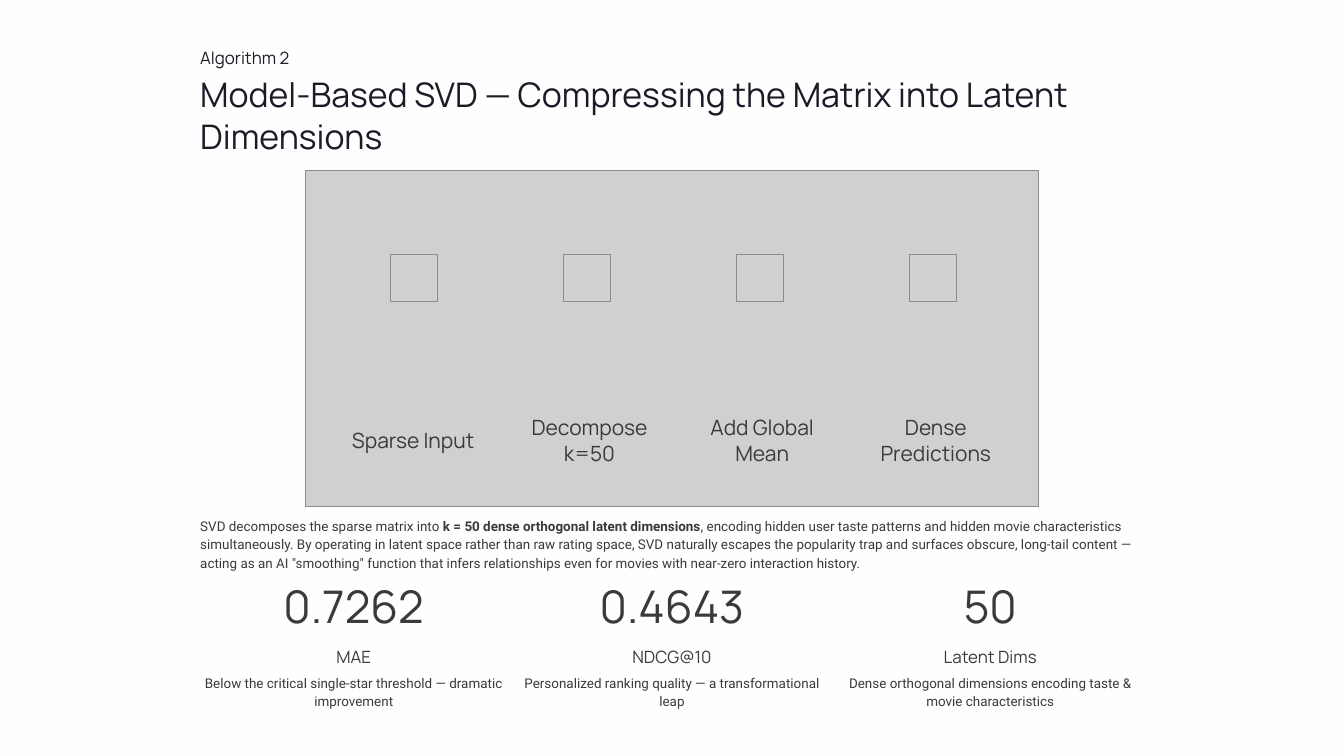
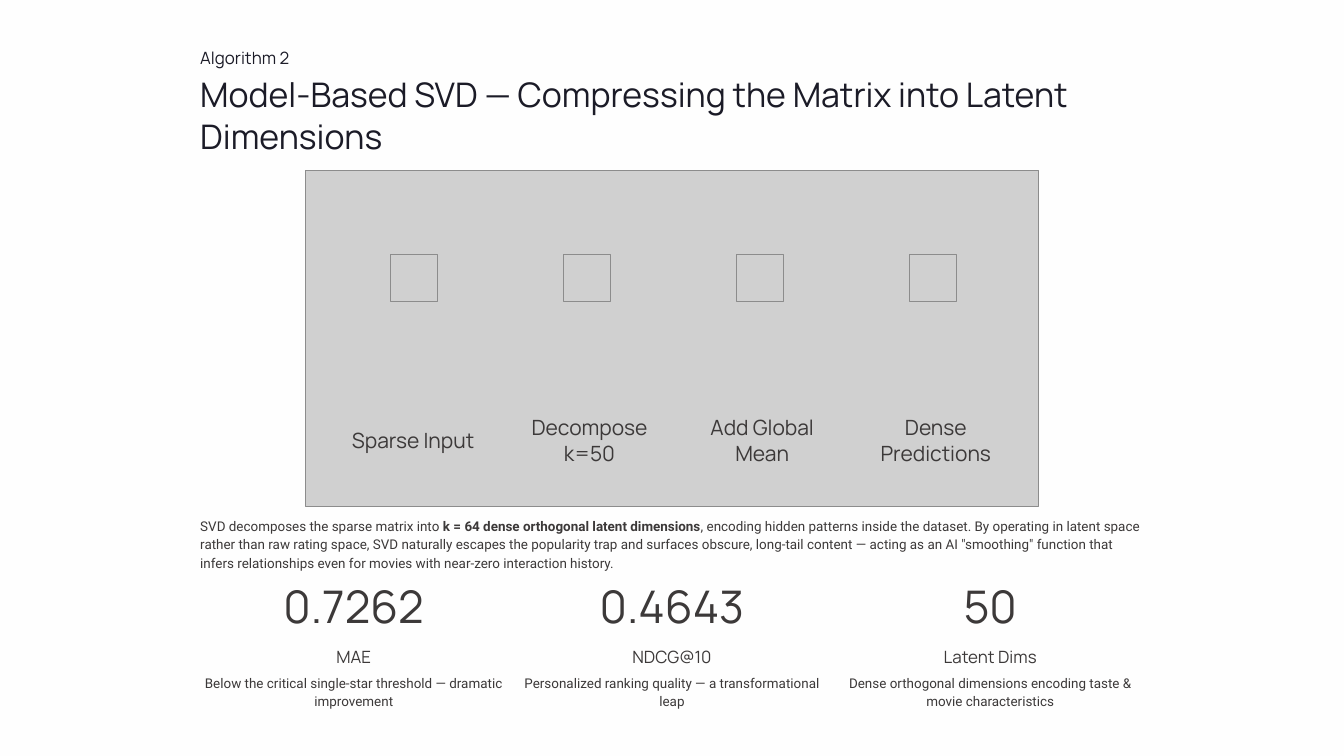
Before and after one commit to SantyJ/movie_recomm_system, a slide deck: slide 5 of Submission/processed_Matrix-Factorization-and-Latent-Embeddings-via-SVD-for-Recommendation.pptx. Drawn at 1344x756 pixels with LibreOffice and Linux fonts; fonts in the diff are those of the drawing; grey boxes stand for pictures. Boxes give left, top, right and bottom in pixels: in the first picture for what was removed or moved away, otherwise in the second. Text is boxed around its words. In the diff, an @@ line names an element or a change of style, - is before the commit and + after.

```diff
--- a/Submission/processed_Matrix-Factorization-and-Latent-Embeddings-via-SVD-for-Recommendation.pptx
+++ b/Submission/processed_Matrix-Factorization-and-Latent-Embeddings-via-SVD-for-Recommendation.pptx
@@ text at (200, 521, 1140, 571): text changed @@
-SVD decomposes the sparse matrix into k = 50 dense orthogonal latent dimensions, encoding hidden user taste patterns and hidden movie characteristics simultaneously. By operating in latent space rather than raw rating space, SVD naturally escapes the popularity trap and surfaces obscure, long-tail content — acting as an AI "smoothing" function that infers relationships even for movies with near-zero interaction history.
+SVD decomposes the sparse matrix into k = 64 dense orthogonal latent dimensions, encoding hidden patterns inside the dataset. By operating in latent space rather than raw rating space, SVD naturally escapes the popularity trap and surfaces obscure, long-tail content — acting as an AI "smoothing" function that infers relationships even for movies with near-zero interaction history.
```
Also in this commit, not shown: 2 other slides changed, 11 other files.
